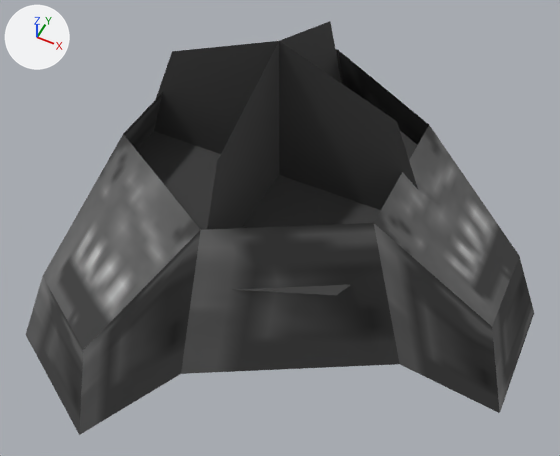
The glTF model packages/client/public/models/fx/mine.glb as it was, and as the next commit left it.
Rendered twice from a 50 mm lens placed at (0.176, -0.338, 0.471), pointed at (0.02, -0.028, 0.083). Every picture has the same lights, and +X, +Y and +Z are marked at upper left. The picture after the commit comes second. Vertices at exactly the same position are counted once.

The first picture shows 'root'.
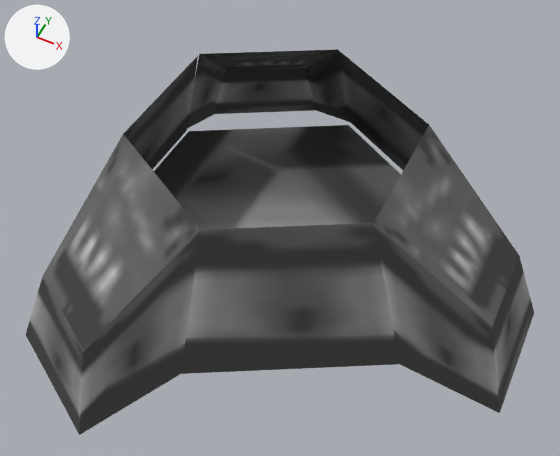
Where the change shows, as pixel boxes (x1, y1, x2, y2) in the pictures (560 x 456 px):
'root', recoloured, reshaped (7% shorter)
    before: (26, 21, 534, 435)
    after: (26, 49, 534, 435)
part 1 of me_hull, deleted
    before: (139, 21, 418, 295)
part 2 of me_hull, surface changed
    both: (26, 49, 534, 435)

Edits to the bpy script that builds the scene:
```text
Change mat_unit:
    remove # nodes: BsdfPrincipled, Mix, OutputMaterial, TexImage, VertexColor
    nodes: BsdfPrincipled, Math x2, OutputMaterial, TexImage
Change me_hull:
    used by ob_root; location = (0.0, 0.0, 0.0)
    remove me_hull.from_pydata(...)  # 52 vertices, 58 faces; spans x -0.131..0.193, y -0.184..0.186, z -0.006..0.209
    add me_hull.from_pydata(...)  # 33 vertices, 34 faces; spans x -0.131..0.193, y -0.184..0.186, z 0.0..0.141
    me_hull part 1: the loose piece of 19 vertices spanning x -0.102..0.113, y -0.107..0.107, z -0.006..0.209 is deleted
    me_hull part 2: 31 kept faces spanning x -0.131..0.193, y -0.184..0.186, z 0.0..0.141 get new texture (UV) coordinates
```
